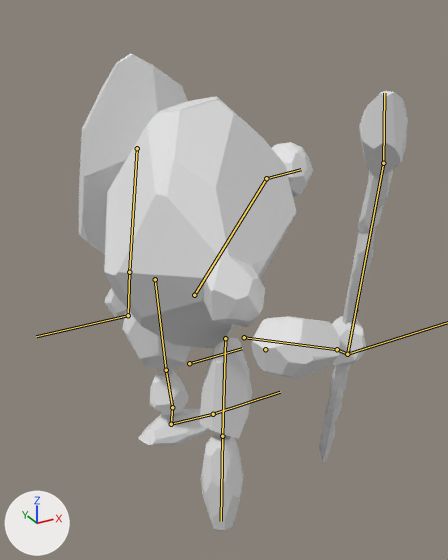
An edit to the Blender file Assets/Resources/Prefabs/EnemyPrefabs/Daisy.blend, drawn before and after from the same camera.
Rendered twice from a camera (50 mm lens) standing at (-2.84, -5.87, 3.04) and looking at (0.41, 0.04, 0.09). The lights are fixed; the arrows at lower left show +X, +Y and +Z. The older version comes first. The bones that change, and the others that lie on the model, are drawn over the model as lines.
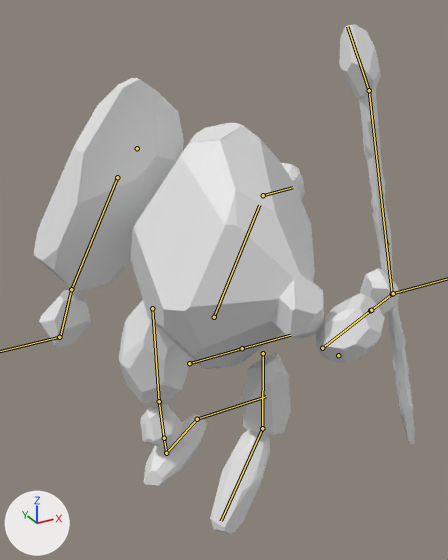
The newer file adds an action. The first version stands in its rest pose; the second is drawn at frame 64 of the action 'Control Leg Poll Vector L|Control Leg Poll Vector L|CAST SPELL'.

Pixel boxes [x1, y1, x2, y2] of what changed, in the pictures (448 x 560 px):
'Sphere', posed: before [104, 97, 296, 349]; after [131, 123, 324, 369]
'Sphere.009', posed: before [79, 54, 188, 255]; after [33, 78, 184, 292]
'Cylinder', posed (24% narrower, 22% taller): before [319, 170, 393, 463]; after [358, 87, 414, 444]
'Sphere.007', posed (23% narrower, 9% taller): before [251, 316, 340, 379]; after [316, 294, 384, 363]
'Sphere.002', posed (19% shorter): before [199, 338, 252, 439]; after [241, 353, 291, 435]
'Icosphere', posed (14% narrower, 11% shorter): before [359, 91, 408, 175]; after [339, 24, 381, 99]
'Sphere.004', posed (39% wider, 7% taller): before [201, 433, 244, 531]; after [210, 430, 270, 535]
'Sphere.003', posed: before [122, 309, 191, 370]; after [119, 300, 191, 403]
'Sphere.006', posed: before [139, 409, 209, 446]; after [144, 414, 207, 486]
'Sphere.005', posed (10% wider): before [150, 370, 188, 415]; after [140, 401, 182, 447]
'Sphere.010', posed: before [105, 288, 127, 325]; after [39, 290, 91, 348]
'Sphere.008', posed: before [331, 316, 366, 366]; after [360, 268, 399, 315]
'Sphere.001', posed: before [272, 142, 313, 196]; after [281, 163, 305, 199]
bone 'Spine', root to tip: before (194, 295) to (266, 178); after (214, 317) to (259, 205)
bone 'head', root to tip: before (266, 178) to (301, 169); after (263, 195) to (292, 187)
bone 'Leg2L', root to tip: before (166, 370) to (172, 407); after (159, 401) to (164, 438)
bone 'Leg4L', root to tip: before (171, 424) to (213, 414); after (166, 453) to (197, 419)
bone 'Leg1', root to tip: before (225, 338) to (222, 436); after (263, 353) to (262, 428)
bone 'LEG2', root to tip: before (222, 436) to (221, 521); after (262, 428) to (221, 521)
bone 'ARM1L', root to tip: before (137, 148) to (129, 272); after (117, 177) to (71, 289)
bone 'ARM2L', root to tip: before (129, 272) to (128, 315); after (71, 289) to (60, 338)
bone 'ARM1', root to tip: before (244, 337) to (337, 349); after (322, 348) to (370, 310)
bone 'Spine.005', root to tip: before (337, 349) to (337, 349); after (370, 310) to (370, 309)
bone 'ARM2', root to tip: before (337, 349) to (347, 354); after (371, 310) to (392, 294)
bone 'staff top', root to tip: before (347, 354) to (383, 163); after (392, 294) to (369, 90)
bone 'LEGIKL', root to tip: before (213, 414) to (280, 392); after (197, 419) to (266, 396)

What changed in the scene script:
```text
Change bone_spine:
    where bone_spine = bpy.data.objects['Control Leg Poll Vector L'].pose.bones['Spine']
    bone_spine.location: (0.0, 0.0, 0.0) -> (0.25, -0.08, 0.1)
    bone_spine.rotation_quaternion: (1.0, 0.0, 0.0, 0.0) -> (0.982, -0.116, 0.15, 0.005)  # degrees (0, 0, 0) -> degrees (-14, 17, -2)
Change bone_head:
    where bone_head = bpy.data.objects['Control Leg Poll Vector L'].pose.bones['head']  # child of 'Spine'
    bone_head.rotation_quaternion: (1.0, 0.0, 0.0, 0.0) -> (0.985, 0.122, 0.118, -0.019)  # degrees (0, 0, 0) -> degrees (14, 14, -1)
Change bone_leg2l:
    where bone_leg2l = bpy.data.objects['Control Leg Poll Vector L'].pose.bones['Leg2L']  # child of 'Leg1L'
    bone_leg2l.rotation_quaternion: (1.0, 0.0, 0.0, 0.0) -> (0.999, -0.009, -0.004, -0.048)  # degrees (0, 0, 0) -> degrees (-1, 0, -6)
Change bone_leg4l:
    where bone_leg4l = bpy.data.objects['Control Leg Poll Vector L'].pose.bones['Leg4L']  # child of 'LEG3L'
    bone_leg4l.rotation_quaternion: (1.0, 0.0, 0.0, 0.0) -> (0.994, -0.033, -0.003, -0.105)  # degrees (0, 0, 0) -> degrees (-4, -1, -12)
Change bone_leg1:
    where bone_leg1 = bpy.data.objects['Control Leg Poll Vector L'].pose.bones['Leg1']  # child of 'Spine'
    bone_leg1.rotation_quaternion: (1.0, 0.0, 0.0, 0.0) -> (0.988, -0.088, 0.037, 0.123)  # degrees (0, 0, 0) -> degrees (-10, 5, 14)
Change bone_leg2:
    where bone_leg2 = bpy.data.objects['Control Leg Poll Vector L'].pose.bones['LEG2']  # child of 'Leg1'
    bone_leg2.rotation_quaternion: (1.0, 0.0, 0.0, 0.0) -> (0.74, 0.257, 0.514, -0.35)  # degrees (0, 0, 0) -> degrees (3, 70, -48)
Change bone_arm1l:
    where bone_arm1l = bpy.data.objects['Control Leg Poll Vector L'].pose.bones['ARM1L']  # child of 'Spine'
    bone_arm1l.rotation_quaternion: (1.0, 0.0, 0.0, 0.0) -> (0.992, 0.101, 0.007, 0.072)  # degrees (0, 0, 0) -> degrees (12, 0, 8)
Change bone_arm2l:
    where bone_arm2l = bpy.data.objects['Control Leg Poll Vector L'].pose.bones['ARM2L']  # child of 'ARM1L'
    bone_arm2l.rotation_quaternion: (1.0, 0.0, 0.0, 0.0) -> (0.987, -0.149, -0.003, 0.057)  # degrees (0, 0, 0) -> degrees (-17, 1, 7)
Change bone_arm1:
    where bone_arm1 = bpy.data.objects['Control Leg Poll Vector L'].pose.bones['ARM1']  # child of 'Spine'
    bone_arm1.rotation_quaternion: (1.0, 0.0, 0.0, 0.0) -> (0.973, 0.212, 0.014, 0.095)  # degrees (0, 0, 0) -> degrees (25, -1, 11)
Change bone_spine_005:
    where bone_spine_005 = bpy.data.objects['Control Leg Poll Vector L'].pose.bones['Spine.005']  # child of 'ARM1'
    bone_spine_005.rotation_quaternion: (1.0, 0.0, 0.0, 0.0) -> (0.548, 0.362, 0.63, -0.415)  # degrees (0, 0, 0) -> degrees (66, 98, 0)
Change bone_arm2:
    where bone_arm2 = bpy.data.objects['Control Leg Poll Vector L'].pose.bones['ARM2']  # child of 'Spine.005'
    bone_arm2.location: (0.0, 0.0, 0.0) -> (0.01, -0.01, 0.0)
    bone_arm2.rotation_quaternion: (1.0, 0.0, 0.0, 0.0) -> (0.334, 0.2, -0.024, -0.921)  # degrees (0, 0, 0) -> degrees (11, 21, -138)
Change bone_staff_top:
    where bone_staff_top = bpy.data.objects['Control Leg Poll Vector L'].pose.bones['staff top']  # child of 'ARM2'
    bone_staff_top.rotation_quaternion: (1.0, 0.0, 0.0, 0.0) -> (0.925, 0.244, -0.136, 0.258)  # degrees (0, 0, 0) -> degrees (24, -22, 26)
Change bone_armikl:
    where bone_armikl = bpy.data.objects['Control Leg Poll Vector L'].pose.bones['ARMIKL']
    bone_armikl.location: (0.0, 0.0, 0.0) -> (0.05, 0.83, -0.04)
Change bone_armik:
    where bone_armik = bpy.data.objects['Control Leg Poll Vector L'].pose.bones['ARMIK']
    bone_armik.location: (0.0, 0.0, 0.0) -> (-0.29, 0.76, 0.28)
Change bone_legikl:
    where bone_legikl = bpy.data.objects['Control Leg Poll Vector L'].pose.bones['LEGIKL']
    bone_legikl.location: (0.0, 0.0, 0.0) -> (0.0, -0.21, 0.0)
```
